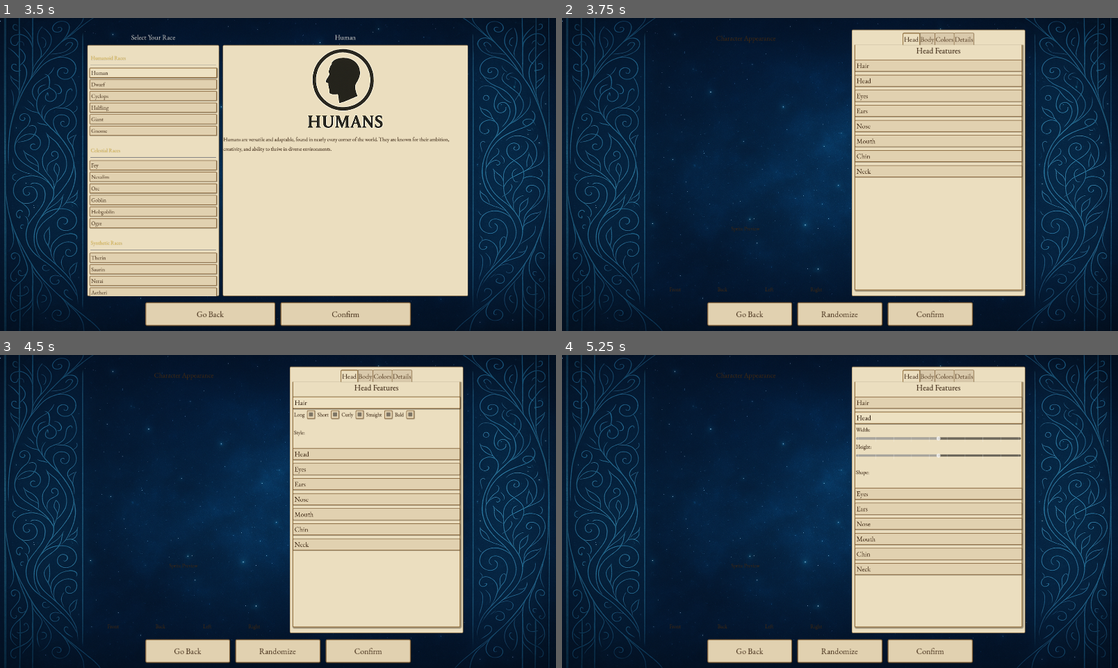
Above: before the commit, frames 1-4 (two rows, left to right).
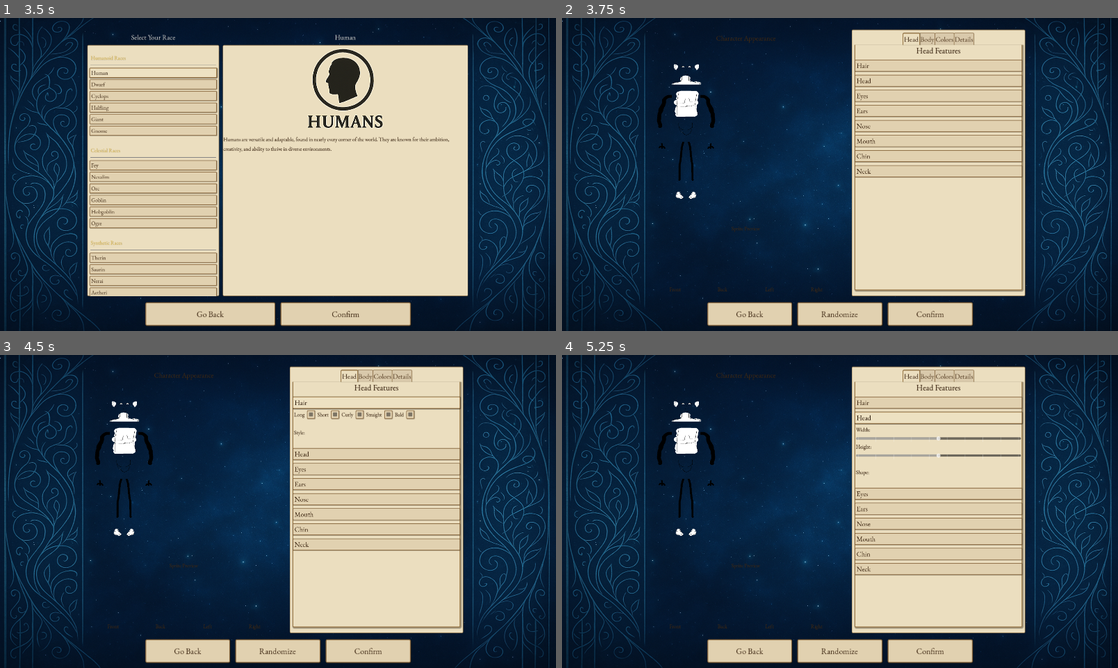
Above: after the commit, the same moments.

Repository: Suraru/Novellus
Game: Godot game, scene res://scenes/mainmenu/MainMenu.tscn
Same seed, same stepped clock (60 frames per second), same inputs: the game is played once before the commit and once after it.
Inputs:
- Up to frame 1 (3.5 s): click "Start Game" at 0.5 s; click "Create New" at 1.25 s; click "Create New Character" at 2 s; click "Human" at 2.75 s
- Up to frame 2 (3.75 s): click "Confirm" at 3.5 s
- Up to frame 3 (4.5 s): click "Hair" at 4.25 s
- Up to frame 4 (5.25 s): click "Head" at 5 s

Frame 1 is identical in both runs. In frame 2, 0.8% of the frame differs, in the area x 17-47%, y 14-88%; in frame 3, 0.8%; in frame 4, 0.8%.

Commit message:
Update ChangeAppearance.tscn
added in first iteration of character builder

Diff:
--- a/scenes/mainmenu/charactercreator/ChangeAppearance.tscn
+++ b/scenes/mainmenu/charactercreator/ChangeAppearance.tscn
@@ -1,7 +1,19 @@
-[gd_scene load_steps=3 format=3 uid="uid://oncshwmddi48"]
+[gd_scene load_steps=15 format=3 uid="uid://oncshwmddi48"]
 
 [ext_resource type="Script" uid="uid://dj4x1bwl2ish1" path="res://scripts/mainmenu/charactercreator/change_appearance.gd" id="1_jfgx6"]
 [ext_resource type="Texture2D" uid="uid://gap08bo5upnl" path="res://assets/background/characterbg.png" id="2_lrfw8"]
+[ext_resource type="Texture2D" uid="uid://dvl7ialochj14" path="res://assets/character/belly/belly-fat.png" id="3_injrq"]
+[ext_resource type="Texture2D" uid="uid://iu8jhpd57f7s" path="res://assets/character/torso/torso.png" id="4_hqoxt"]
+[ext_resource type="Texture2D" uid="uid://bg5x2js7yni2q" path="res://assets/character/neck/neck.png" id="5_dxrpx"]
+[ext_resource type="Texture2D" uid="uid://dkyc8tfrbsk73" path="res://assets/character/ears/ears-big.png" id="6_knhhn"]
+[ext_resource type="Texture2D" uid="uid://bg6g4i06tqxye" path="res://assets/character/eyes/eyes-squint.png" id="7_tcm17"]
+[ext_resource type="Texture2D" uid="uid://c73kuvp3hiu6u" path="res://assets/character/noses/nose.png" id="8_x8cbg"]
+[ext_resource type="Texture2D" uid="uid://l7jlsehwhthk" path="res://assets/character/mouth/mouth-cat.png" id="9_10gnj"]
+[ext_resource type="Texture2D" uid="uid://cg3t8krdi5hqe" path="res://assets/character/chin/chin-square.png" id="10_q1t33"]
+[ext_resource type="Texture2D" uid="uid://bokx87t3383vt" path="res://assets/character/arms/arm-normal.png" id="11_1fcnj"]
+[ext_resource type="Texture2D" uid="uid://btb5ou1d7fbnp" path="res://assets/character/hands/hands.png" id="12_koh8k"]
+[ext_resource type="Texture2D" uid="uid://crrkjuo5mkoyl" path="res://assets/character/legs/legs.png" id="13_v6msq"]
+[ext_resource type="Texture2D" uid="uid://cqubq4qcbxqjy" path="res://assets/character/feet/feet.png" id="14_gucrx"]
 
 [node name="ChangeAppearance" type="Control"]
 layout_mode = 3
@@ -2701,7 +2713,7 @@
 anchor_bottom = 1.0
 offset_left = 305.0
 offset_top = 43.0
-offset_right = -956.0
+offset_right = -955.0
 offset_bottom = -121.0
 grow_horizontal = 2
 grow_vertical = 2
@@ -2729,6 +2741,259 @@
 layout_mode = 2
 size_flags_horizontal = 3
 stretch_mode = 5
+
+[node name="Belly" type="TextureRect" parent="CharacterPreview/MarginContainer/VBoxContainer/CharacterInfo/Portrait"]
+layout_mode = 1
+anchors_preset = 15
+anchor_right = 1.0
+anchor_bottom = 1.0
+offset_left = 64.0
+offset_top = 266.0
+offset_right = -276.0
+offset_bottom = -142.0
+grow_horizontal = 2
+grow_vertical = 2
+scale = Vector2(0.33, 0.33)
+texture = ExtResource("3_injrq")
+
+[node name="Torso" type="TextureRect" parent="CharacterPreview/MarginContainer/VBoxContainer/CharacterInfo/Portrait/Belly"]
+layout_mode = 1
+anchors_preset = 15
+anchor_right = 1.0
+anchor_bottom = 1.0
+offset_left = 2.19345e-05
+offset_top = -400.0
+offset_right = 3.05176e-05
+offset_bottom = -200.0
+grow_horizontal = 2
+grow_vertical = 2
+texture = ExtResource("4_hqoxt")
+
+[node name="Neck" type="TextureRect" parent="CharacterPreview/MarginContainer/VBoxContainer/CharacterInfo/Portrait/Belly/Torso"]
+layout_mode = 1
+anchors_preset = 15
+anchor_right = 1.0
+anchor_bottom = 1.0
+offset_left = 2.0
+offset_top = -103.0
+offset_right = 2.0
+offset_bottom = -403.0
+grow_horizontal = 2
+grow_vertical = 2
+texture = ExtResource("5_dxrpx")
+
+[node name="Head" type="TextureRect" parent="CharacterPreview/MarginContainer/VBoxContainer/CharacterInfo/Portrait/Belly/Torso/Neck"]
+layout_mode = 1
+anchors_preset = 5
+anchor_left = 0.5
+anchor_right = 0.5
+offset_left = -74.0
+offset_top = -153.0
+offset_right = 226.0
+offset_bottom = 147.0
+grow_horizontal = 2
+scale = Vector2(0.5, 0.5)
+
+[node name="Hair" type="TextureRect" parent="CharacterPreview/MarginContainer/VBoxContainer/CharacterInfo/Portrait/Belly/Torso/Neck/Head"]
+layout_mode = 1
+anchors_preset = 15
+anchor_right = 1.0
+anchor_bottom = 1.0
+offset_top = -80.0
+offset_bottom = 220.0
+grow_horizontal = 2
+grow_vertical = 2
+
+[node name="EarL" type="TextureRect" parent="CharacterPreview/MarginContainer/VBoxContainer/CharacterInfo/Portrait/Belly/Torso/Neck/Head"]
+layout_mode = 1
+anchors_preset = 15
+anchor_right = 1.0
+anchor_bottom = 1.0
+offset_left = -159.0
+offset_top = 70.0
+offset_right = -300.0
+offset_bottom = -80.0
+grow_horizontal = 2
+grow_vertical = 2
+texture = ExtResource("6_knhhn")
+
+[node name="EarR" type="TextureRect" parent="CharacterPreview/MarginContainer/VBoxContainer/CharacterInfo/Portrait/Belly/Torso/Neck/Head"]
+layout_mode = 1
+anchors_preset = 15
+anchor_right = 1.0
+anchor_bottom = 1.0
+offset_left = 300.0
+offset_top = 70.0
+offset_right = 159.0
+offset_bottom = -80.0
+grow_horizontal = 2
+grow_vertical = 2
+texture = ExtResource("6_knhhn")
+flip_h = true
+
+[node name="EyeL" type="TextureRect" parent="CharacterPreview/MarginContainer/VBoxContainer/CharacterInfo/Portrait/Belly/Torso/Neck/Head"]
+layout_mode = 1
+anchors_preset = 15
+anchor_right = 1.0
+anchor_bottom = 1.0
+offset_left = 20.0
+offset_top = 110.0
+offset_right = -160.0
+offset_bottom = -130.0
+grow_horizontal = 2
+grow_vertical = 2
+texture = ExtResource("7_tcm17")
+
+[node name="EyeR" type="TextureRect" parent="CharacterPreview/MarginContainer/VBoxContainer/CharacterInfo/Portrait/Belly/Torso/Neck/Head"]
+layout_mode = 1
+anchors_preset = 15
+anchor_right = 1.0
+anchor_bottom = 1.0
+offset_left = 160.0
+offset_top = 110.0
+offset_right = -20.0
+offset_bottom = -130.0
+grow_horizontal = 2
+grow_vertical = 2
+texture = ExtResource("7_tcm17")
+flip_h = true
+
+[node name="Nose" type="TextureRect" parent="CharacterPreview/MarginContainer/VBoxContainer/CharacterInfo/Portrait/Belly/Torso/Neck/Head"]
+layout_mode = 1
+anchors_preset = 15
+anchor_right = 1.0
+anchor_bottom = 1.0
+offset_left = 120.0
+offset_top = 120.0
+offset_right = -120.0
+offset_bottom = -90.0
+grow_horizontal = 2
+grow_vertical = 2
+texture = ExtResource("8_x8cbg")
+
+[node name="Mouth" type="TextureRect" parent="CharacterPreview/MarginContainer/VBoxContainer/CharacterInfo/Portrait/Belly/Torso/Neck/Head"]
+layout_mode = 1
+anchors_preset = 15
+anchor_right = 1.0
+anchor_bottom = 1.0
+offset_left = 100.0
+offset_top = 220.0
+offset_right = -100.0
+offset_bottom = -30.0
+grow_horizontal = 2
+grow_vertical = 2
+texture = ExtResource("9_10gnj")
+
+[node name="Chin" type="TextureRect" parent="CharacterPreview/MarginContainer/VBoxContainer/CharacterInfo/Portrait/Belly/Torso/Neck/Head"]
+layout_mode = 1
+anchors_preset = 15
+anchor_right = 1.0
+anchor_bottom = 1.0
+offset_left = 100.0
+offset_top = 270.0
+offset_right = -100.0
+offset_bottom = 30.0
+grow_horizontal = 2
+grow_vertical = 2
+texture = ExtResource("10_q1t33")
+
+[node name="ArmL" type="TextureRect" parent="CharacterPreview/MarginContainer/VBoxContainer/CharacterInfo/Portrait/Belly/Torso"]
+layout_mode = 1
+offset_left = -200.0
+offset_bottom = 600.0
+texture = ExtResource("11_1fcnj")
+
+[node name="HandL" type="TextureRect" parent="CharacterPreview/MarginContainer/VBoxContainer/CharacterInfo/Portrait/Belly/Torso/ArmL"]
+layout_mode = 1
+anchors_preset = 15
+anchor_right = 1.0
+anchor_bottom = 1.0
+offset_left = 48.4848
+offset_top = 596.97
+offset_right = -51.5152
+offset_bottom = 96.9697
+grow_horizontal = 2
+grow_vertical = 2
+texture = ExtResource("12_koh8k")
+
+[node name="ArmR" type="TextureRect" parent="CharacterPreview/MarginContainer/VBoxContainer/CharacterInfo/Portrait/Belly/Torso"]
+layout_mode = 1
+anchors_preset = 1
+anchor_left = 1.0
+anchor_right = 1.0
+offset_right = 200.0
+offset_bottom = 600.0
+grow_horizontal = 0
+texture = ExtResource("11_1fcnj")
+flip_h = true
+
+[node name="HandR" type="TextureRect" parent="CharacterPreview/MarginContainer/VBoxContainer/CharacterInfo/Portrait/Belly/Torso/ArmR"]
+layout_mode = 1
+anchors_preset = 15
+anchor_right = 1.0
+anchor_bottom = 1.0
+offset_left = 57.5757
+offset_top = 600.0
+offset_right = -42.4243
+offset_bottom = 100.0
+grow_horizontal = 2
+grow_vertical = 2
+texture = ExtResource("12_koh8k")
+flip_h = true
+
+[node name="LegL" type="TextureRect" parent="CharacterPreview/MarginContainer/VBoxContainer/CharacterInfo/Portrait/Belly"]
+layout_mode = 1
+anchors_preset = 2
+anchor_top = 1.0
+anchor_bottom = 1.0
+offset_right = 150.0
+offset_bottom = 500.0
+grow_vertical = 0
+texture = ExtResource("13_v6msq")
+
+[node name="FeetL" type="TextureRect" parent="CharacterPreview/MarginContainer/VBoxContainer/CharacterInfo/Portrait/Belly/LegL"]
+layout_mode = 1
+anchors_preset = 7
+anchor_left = 0.5
+anchor_top = 1.0
+anchor_right = 0.5
+anchor_bottom = 1.0
+offset_left = -50.0
+offset_right = 50.0
+offset_bottom = 100.0
+grow_horizontal = 2
+grow_vertical = 0
+texture = ExtResource("14_gucrx")
+
+[node name="LegR" type="TextureRect" parent="CharacterPreview/MarginContainer/VBoxContainer/CharacterInfo/Portrait/Belly"]
+layout_mode = 1
+anchors_preset = 3
+anchor_left = 1.0
+anchor_top = 1.0
+anchor_right = 1.0
+anchor_bottom = 1.0
+offset_left = -152.0
+offset_right = -2.0
+offset_bottom = 500.0
+grow_horizontal = 0
+grow_vertical = 0
+texture = ExtResource("13_v6msq")
+flip_h = true
+
+[node name="FeetR" type="TextureRect" parent="CharacterPreview/MarginContainer/VBoxContainer/CharacterInfo/Portrait/Belly/LegR"]
+layout_mode = 1
+anchors_preset = 7
+anchor_left = 0.5
+anchor_top = 1.0
+anchor_right = 0.5
+anchor_bottom = 1.0
+offset_left = -50.0
+offset_right = 50.0
+offset_bottom = 100.0
+grow_horizontal = 2
+grow_vertical = 0
+texture = ExtResource("14_gucrx")
+flip_h = true
 
 [node name="SpritePreviewLabel" type="Label" parent="CharacterPreview/MarginContainer/VBoxContainer"]
 layout_mode = 2
